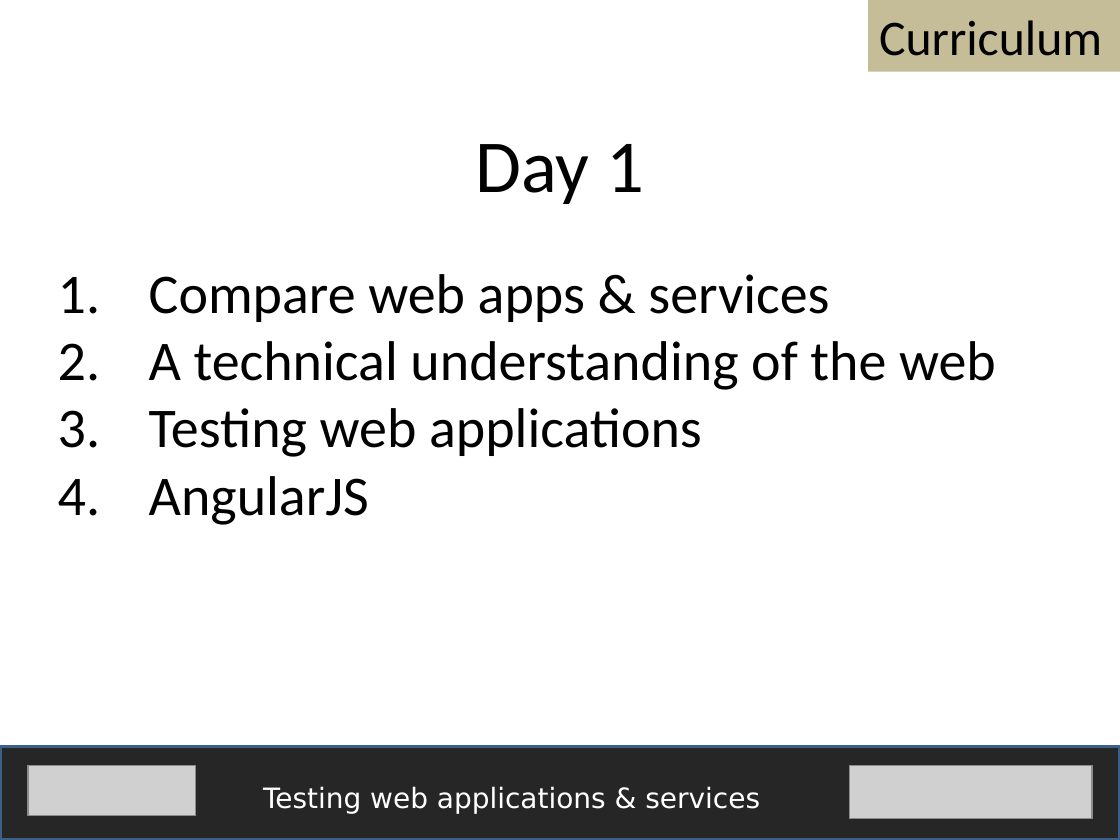
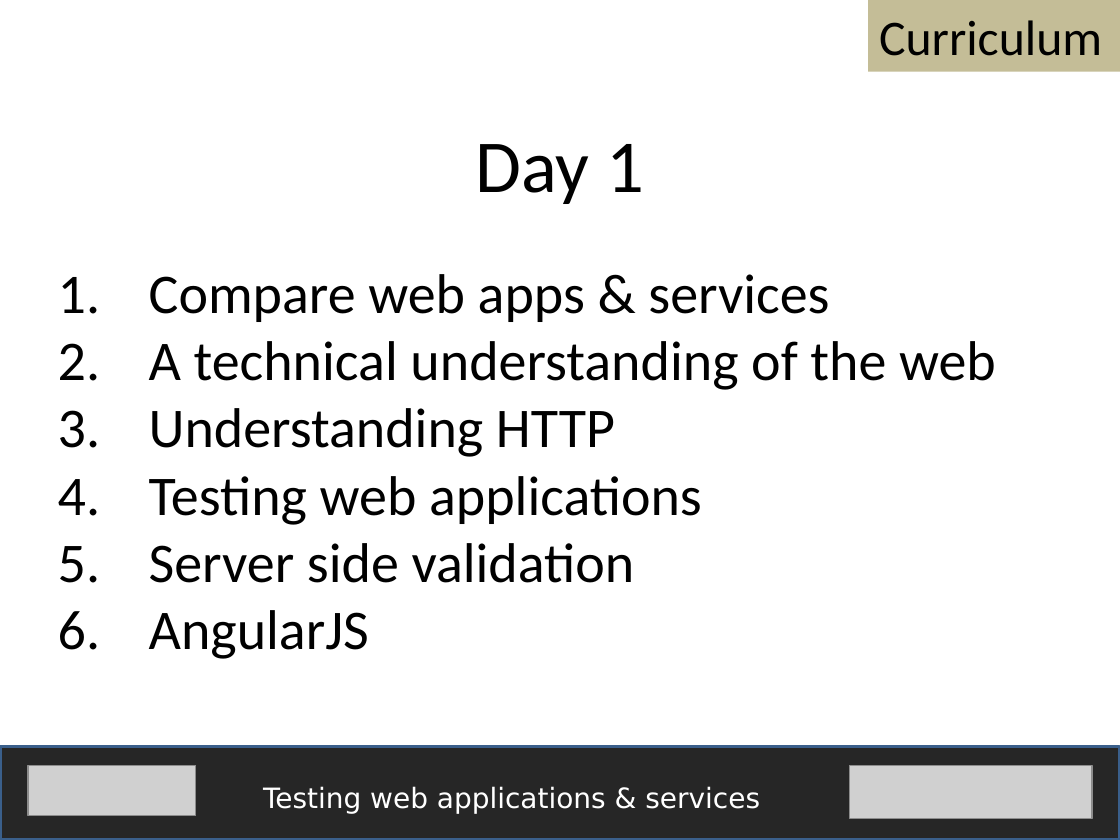
Before and after one commit to fijiaaron/testing-web-apps-and-services, a slide deck: slide 7 of presentations/Introduction.pptx. Drawn at 1120x840 pixels with LibreOffice and Linux fonts; fonts in the diff are those of the drawing; grey boxes stand for pictures. Boxes give left, top, right and bottom in pixels: in the first picture for what was removed or moved away, otherwise in the second. Text is boxed around its words. In the diff, an @@ line names an element or a change of style, - is before the commit and + after.

Commit message:
updated curriculum itinerary in introduction and added web architecture to technical understanding

```diff
--- a/presentations/Introduction.pptx
+++ b/presentations/Introduction.pptx
@@ text at (149, 408, 615, 457): paragraph added @@
+3. Understanding HTTP
@@ text at (149, 543, 635, 583): paragraph added @@
+5. Server side validation
```
Also in this commit, not shown: 1 other slide changed, 2 other files.
